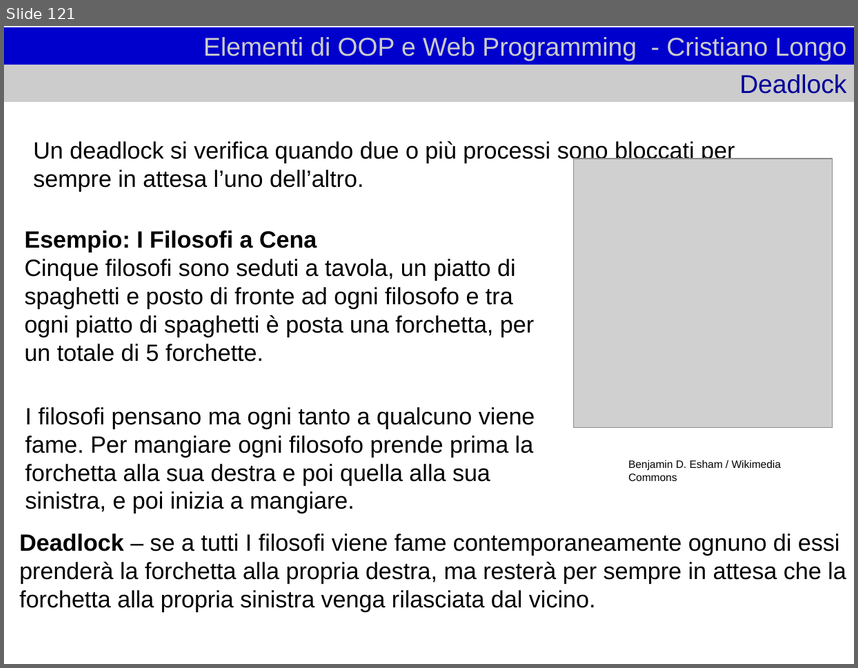
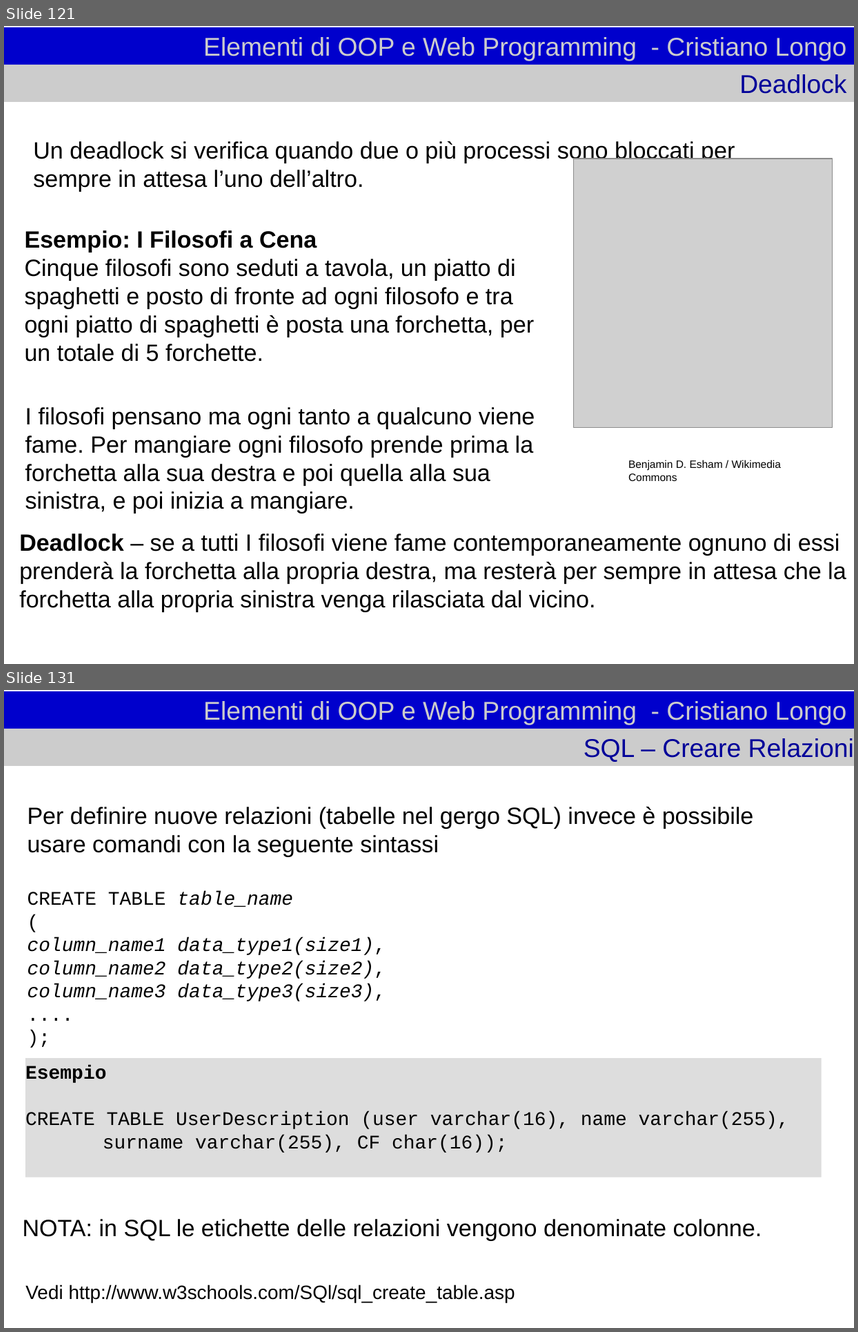
Before and after one commit to cristianolongoodhl/courses, a slide deck: JavaAndOOP/oopweb1.odp. Shown one above the other, each under a label of ours: slide 121 before the commit, slides 121 and 131 after it; the slides between them are not shown. The pictures are 858x668 and 858x1332 pixels, drawn with LibreOffice and Linux fonts; fonts in the diff are those of the drawing; grey boxes stand for pictures. Boxes give left, top, right and bottom in pixels: in the first picture for what was removed or moved away, otherwise in the second. Text is boxed around its words. In the diff, an @@ line names an element or a change of style, - is before the commit and + after.

```diff
--- a/JavaAndOOP/oopweb1.odp
+++ b/JavaAndOOP/oopweb1.odp
@@ slide 131 added at (4,690,854,1328), background #FFFFFF @@
@@ title added at (4,691,854,729), fill #0000CC, 24 pt, text #CCCCCC @@
+Elementi di OOP e Web Programming - Cristiano Longo
@@ title added at (4,729,854,766), fill #CCCCCC, 24 pt, text #000099 @@
+SQL – Creare Relazioni
@@ text added at (27,807,754,1001), 18 pt, text #000000 @@
+Per definire nuove relazioni (tabelle nel gergo SQL) invece è possibile usare comandi con la seguente sintassi
+CREATE TABLE table_name
+(
+column_name1 data_type1(size1),
+column_name2 data_type2(size2),
+column_name3 data_type3(size3),
+....
+);
@@ rectangle added at (25,1058,822,1178), fill #DDDDDD, 18 pt, text #000000 @@
+Esempio
+CREATE TABLE UserDescription (user varchar(16), name varchar(255),
+surname varchar(255), CF char(16));
@@ text added at (23,1219,762,1241), 22 pt, text #000000 @@
+NOTA: in SQL le etichette delle relazioni vengono denominate colonne.
@@ text added at (25,1284,515,1302), 18 pt, text #000000 @@
+Vedi http://www.w3schools.com/SQl/sql_create_table.asp
```
Also in this commit, not shown: 1 slide changed, 38 other slides added.
